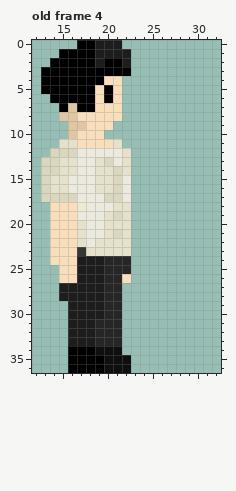
Two states of a pixel-art file, dev_sprites/the_fellow_jump.aseprite. That is the earlier state.
37x37 pixels, 4 frames. Shown: old frame 4: x 12..32, y 0..36. The commit also changed other frames, which this record leaves out.
Once edited:
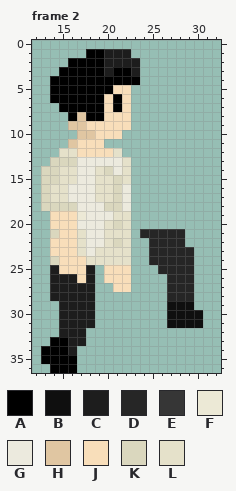
Palette (. is transparent): A #000000  B #0f0f0f  C #1d1d1d  D #262626  E #363636  F #ece9d6  G #eceade  H #e0c6a2  J #f8deba  K #dad7be  L #e5e1ca
From old to new:
frames 4 -> 2
Frame 2 against old frame 4:
y 0: x 17..21 AACCC -> .....
y 1: x 15..17 AAA -> ...; x 19 C -> A
y 2: x 14..15 AA -> ..; x 19..21 CAA -> ACC; x 23 . -> C
y 3: x 13..14 AA -> ..; x 20 A -> C; x 23 . -> C
y 4: x 13 A -> .; x 20..23 JJ.. -> AAAA
y 5: x 13 A -> .; x 19 J -> A; x 22 . -> J
y 6: x 19..22 JAJ. -> AJAJ
y 7: x 16 H -> A; x 19 J -> A; x 21..22 J. -> AJ
y 8: x 15..19 HHJJJ -> .AHAA; x 22 . -> J
y 9: x 21..22 .. -> JJ
y 10: x 16..18 HJJ -> .HH; x 20..21 .. -> JJ
y 11: x 15..16 LL -> .H; x 20..21 JL -> ..
y 12: x 14..22 KKKGGGGGL -> .LLJJJJL.
y 13: x 13 K -> .; x 15..16 LL -> KK; x 19..20 LK -> GG
y 14: x 20..21 LK -> KG
y 15: x 14 L -> K; x 16 G -> L; x 22 G -> L
y 17: x 14..16 KKK -> LLG; x 19..20 GK -> LL
y 18: x 13..17 .JJJF -> KKKKG; x 20..22 GLL -> KKG
y 19: x 17 G -> F; x 20..21 LK -> GL
y 20: x 17 L -> G; x 21 L -> K
y 21: x 14 J -> K; x 21 K -> L; x 24..28 ..... -> DDDDD
y 22: x 19 L -> G; x 21 L -> K; x 25..28 .... -> DDDD
y 23: x 17..18 EL -> LG; x 25..29 ..... -> DDDDD
y 24: x 14 J -> K; x 17..22 CCCDDD -> JLLLLL; x 25..29 ..... -> DDDDD
y 25: x 14 . -> C; x 17 C -> J; x 19..22 CDDD -> .JJJ; x 26..29 .... -> DDDD
y 26: x 14..17 .JJC -> CCCJ; x 19..21 CDD -> .JJ; x 27..29 ... -> DDD
y 27: x 14 . -> C; x 19..22 CDD. -> ..JJ; x 27..29 ... -> DDD
y 28: x 14 . -> C; x 19..21 CDD -> ...; x 27..29 ... -> DDD
y 29: x 15 . -> C; x 19..21 CDD -> ...; x 27..29 ... -> BBB
y 30: x 15 . -> C; x 19..21 CDD -> ...; x 27..30 .... -> BBBB
y 31: x 15 . -> C; x 19..21 DDD -> ...; x 27..30 .... -> BBBB
y 32: x 15 . -> C; x 18..21 CDDD -> ....
y 33: x 14..15 .. -> AA; x 18..21 CDDD -> ....
y 34: x 13..21 ...AAABBB -> AAAC.....
y 35: x 13..15 ... -> AAA; x 17..22 AAABBB -> ......
y 36: x 14..15 .. -> AA; x 17..22 AAABBB -> ......
Pixel boxes of the changes (left, top, right, bottom) in both pictures:
changed: (41, 40, 203, 373)
